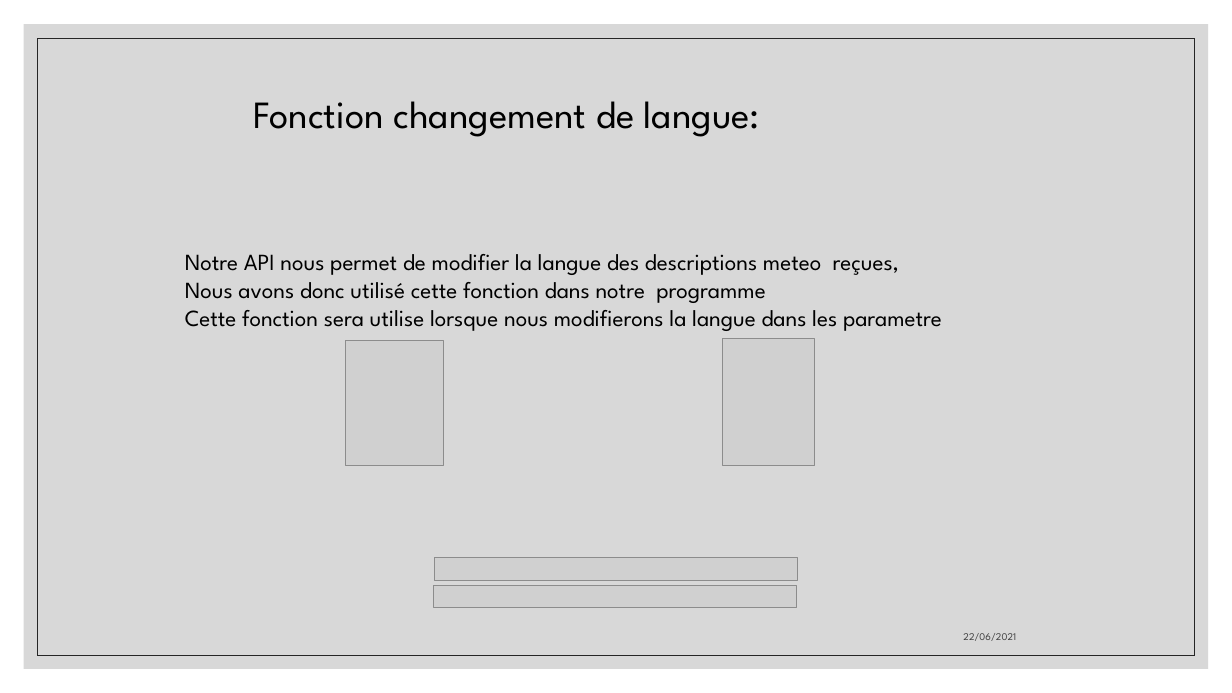
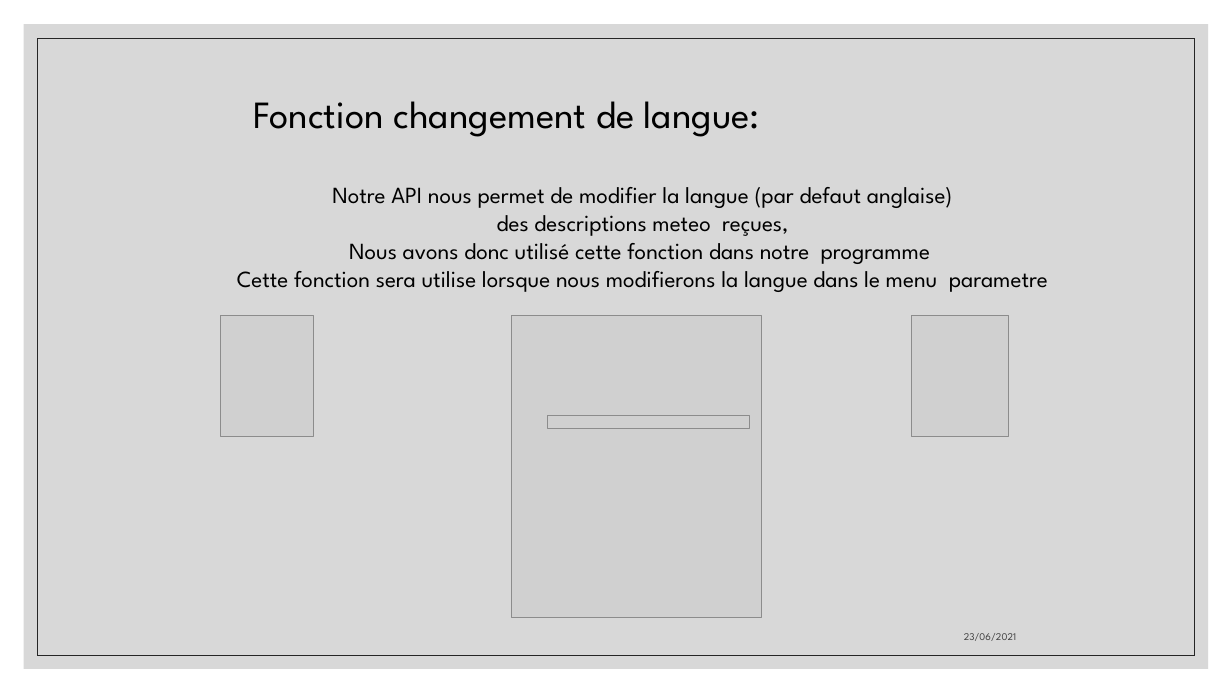
Before and after one commit to aiekick/ProjectStationMeteo, a slide deck: slide 36 of doc/StationMeteo_Soutenance_Mickael.pptx (slide 35 before the commit). Drawn at 1232x693 pixels with LibreOffice and Linux fonts; fonts in the diff are those of the drawing; grey boxes stand for pictures. Boxes give left, top, right and bottom in pixels: in the first picture for what was removed or moved away, otherwise in the second. Text is boxed around its words. In the diff, an @@ line names an element or a change of style, - is before the commit and + after.

```diff
--- a/doc/StationMeteo_Soutenance_Mickael.pptx
+++ b/doc/StationMeteo_Soutenance_Mickael.pptx
@@ text "Notre API nous permet de ...": place and size @@
-text "Notre API nous permet de ..." at (185,254,942,331)
+text "Notre API nous permet de ..." at (237,187,1048,292)
@@ text at (332,187,952,236): text changed @@
-Notre API nous permet de modifier la langue des descriptions meteo reçues,
+Notre API nous permet de modifier la langue (par defaut anglaise)
+des descriptions meteo reçues,
@@ text at (237,263,1048,292): text changed @@
-Cette fonction sera utilise lorsque nous modifierons la langue dans les parametre
+Cette fonction sera utilise lorsque nous modifierons la langue dans le menu parametre
@@ text at (349,243,930,264): alignment left to centre @@
@@ picture: place and size @@
-picture at (723,339,815,467)
+picture at (221,316,313,437)
@@ picture added at (511,316,762,618) @@
@@ picture: place and size @@
-picture at (346,341,444,466)
+picture at (911,315,1009,436)
@@ picture: place and size @@
-picture at (434,586,798,608)
+picture at (547,416,750,429)
@@ picture removed at (434,558,798,581) @@
@@ text at (964,633,1016,641): text changed @@
-22/06/2021
+23/06/2021
```
Also in this commit, not shown: 40 other slides changed, 2 slides added, 3 slides removed, 1 other file.
